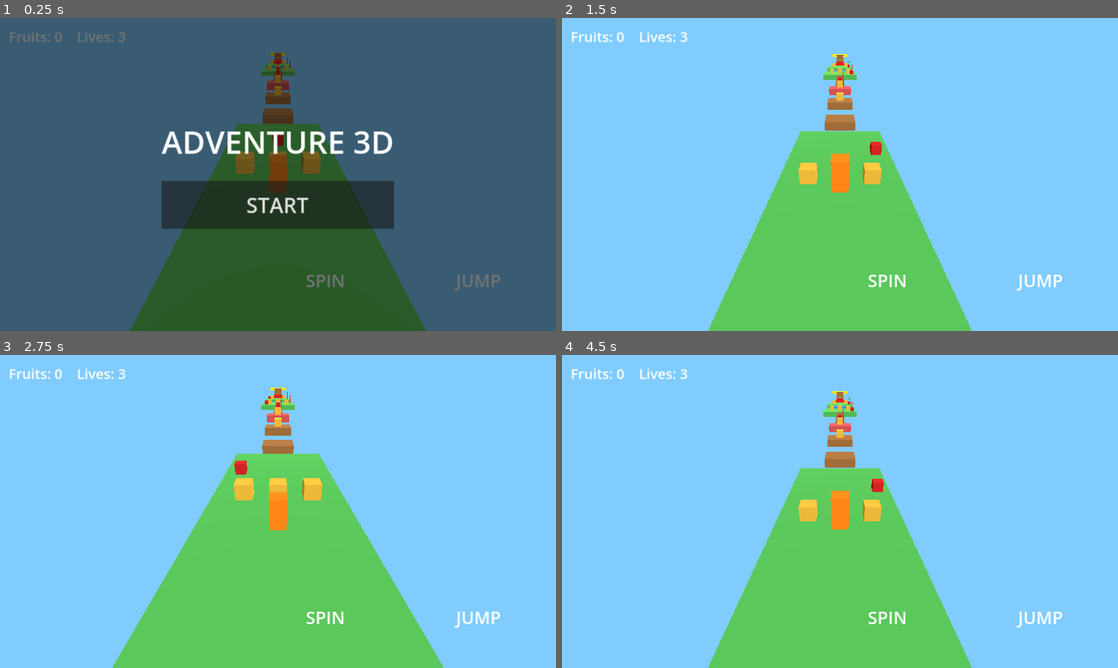
Above: before the commit, frames 1-4 (two rows, left to right).
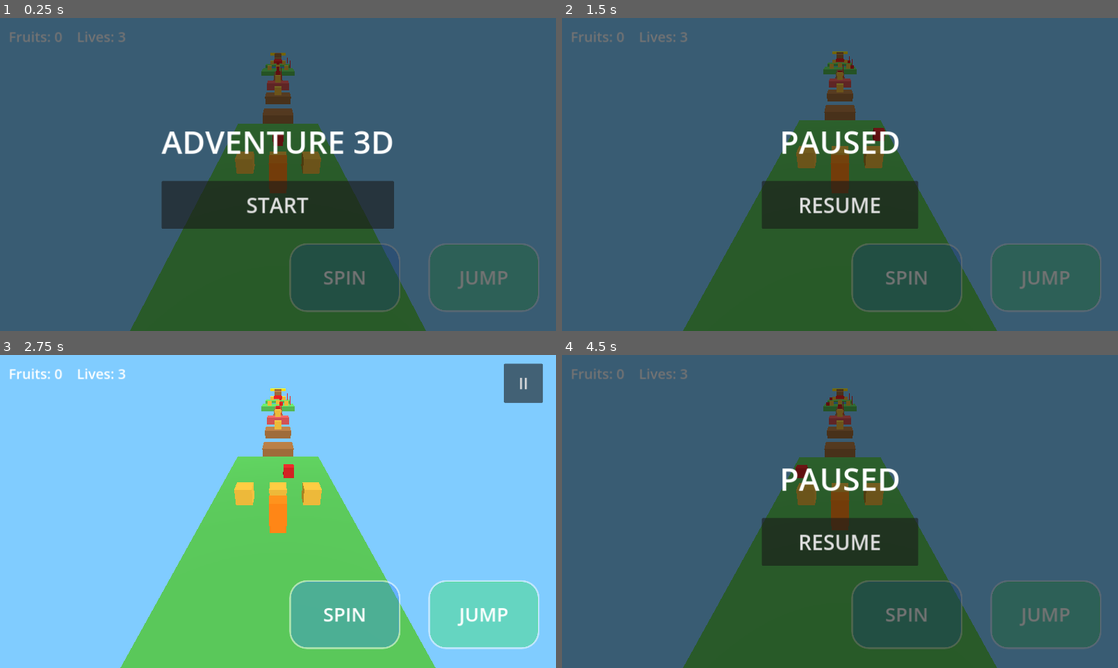
Above: after the commit, the same moments.

Repository: ksomealmlk-create/Adventure3D
Game: Godot game, scene res://main.tscn
The game is run twice, just before and just after one commit, with the same random seed, the same clock (stepped at 60 frames per second) and the same inputs.
Inputs (mouse positions are in pixels of both pictures, inside the frame that each line leads up to):
- Up to frame 1 (0.25 s): no input
- Up to frame 2 (1.5 s): click "START" at 0.5 s; click (1084, 46) at 1.25 s, where only the run after the commit has a clickable "II"
- Up to frame 3 (2.75 s): click (278, 542) at 2 s, where only the run after the commit has a clickable "RESUME"
- Up to frame 4 (4.5 s): click (1084, 383) at 2.75 s, where only the run after the commit has a clickable "II"; click (840, 542) at 3.5 s, where only the run after the commit has a clickable "RESUME"; click (1084, 383) at 4.25 s, where only the run after the commit has a clickable "II"

The runs differ from the first frame. In frame 1, 8.2% of the frame differs, in the area x 52-97%, y 72-94%; in frame 2, 100%, in the area x 0-100%, y 0-100%; in frame 3, 12%; in frame 4, 100%.

Commit message:
sound and ui

Diff:
--- a/main.gd
+++ b/main.gd
@@ -6,6 +6,7 @@
 const JUMP_V := 10.0
 const GRAV := 28.0
 const SPIN_TIME := 0.45
+const MIX := 22050
 
 var player: CharacterBody3D
 var visual: Node3D
@@ -14,6 +15,12 @@
 var panel: ColorRect
 var title_label: Label
 var button: Button
+var pause_btn: Button
+var stick_base: Panel
+var stick_knob: Panel
+var sfx := {}
+var sfx_players: Array = []
+var sfx_idx := 0
 var state := "menu"
 var move_vec := Vector2.ZERO
 var touch_id := -1
@@ -49,6 +56,7 @@
 	sun.rotation_degrees = Vector3(-50, 30, 0)
 	add_child(sun)
 
+	_build_sounds()
 	_build_level()
 
 	player = CharacterBody3D.new()
@@ -68,22 +76,41 @@
 	cam = Camera3D.new()
 	add_child(cam)
 
+	_build_ui()
+
+	if skip_menu:
+		state = "play"
+		panel.hide()
+	else:
+		show_panel("ADVENTURE 3D", "START")
+
+func _build_ui() -> void:
 	var layer := CanvasLayer.new()
+	layer.process_mode = Node.PROCESS_MODE_ALWAYS
+	var sz := get_viewport().get_visible_rect().size
+
 	label = Label.new()
 	label.position = Vector2(20, 20)
 	label.add_theme_font_size_override("font_size", 32)
 	layer.add_child(label)
-	var sz := get_viewport().get_visible_rect().size
-	var l1 := Label.new()
-	l1.text = "SPIN"
-	l1.position = Vector2(sz.x * 0.55, sz.y * 0.8)
-	l1.add_theme_font_size_override("font_size", 40)
-	layer.add_child(l1)
-	var l2 := Label.new()
-	l2.text = "JUMP"
-	l2.position = Vector2(sz.x * 0.82, sz.y * 0.8)
-	l2.add_theme_font_size_override("font_size", 40)
-	layer.add_child(l2)
+
+	_round_button(layer, "SPIN", Vector2(sz.x * 0.52, sz.y * 0.72), Vector2(sz.x * 0.2, sz.y * 0.22), Color(0.2, 0.5, 1.0, 0.35))
+	_round_button(layer, "JUMP", Vector2(sz.x * 0.77, sz.y * 0.72), Vector2(sz.x * 0.2, sz.y * 0.22), Color(0.2, 0.9, 0.3, 0.35))
+
+	stick_base = _circle(160.0, Color(1, 1, 1, 0.18))
+	stick_knob = _circle(70.0, Color(1, 1, 1, 0.45))
+	stick_base.hide()
+	stick_knob.hide()
+	layer.add_child(stick_base)
+	layer.add_child(stick_knob)
+
+	pause_btn = Button.new()
+	pause_btn.text = "II"
+	pause_btn.add_theme_font_size_override("font_size", 36)
+	pause_btn.custom_minimum_size = Vector2(90, 90)
+	pause_btn.position = Vector2(sz.x - 120, 20)
+	pause_btn.pressed.connect(_on_pause)
+	layer.add_child(pause_btn)
 
 	panel = ColorRect.new()
 	panel.color = Color(0, 0, 0, 0.55)
@@ -106,12 +133,82 @@
 	vb.add_child(button)
 	add_child(layer)
 
-	if skip_menu:
-		state = "play"
-		panel.hide()
-	else:
-		show_panel("ADVENTURE 3D", "START")
-
+func _circle(d: float, color: Color) -> Panel:
+	var p := Panel.new()
+	var sb := StyleBoxFlat.new()
+	sb.bg_color = color
+	var r := int(d * 0.5)
+	sb.corner_radius_top_left = r
+	sb.corner_radius_top_right = r
+	sb.corner_radius_bottom_left = r
+	sb.corner_radius_bottom_right = r
+	p.add_theme_stylebox_override("panel", sb)
+	p.size = Vector2(d, d)
+	p.mouse_filter = Control.MOUSE_FILTER_IGNORE
+	return p
+
+func _round_button(layer: CanvasLayer, text: String, pos: Vector2, size: Vector2, color: Color) -> void:
+	var p := Panel.new()
+	var sb := StyleBoxFlat.new()
+	sb.bg_color = color
+	sb.set_corner_radius_all(40)
+	sb.border_color = Color(1, 1, 1, 0.5)
+	sb.set_border_width_all(4)
+	p.add_theme_stylebox_override("panel", sb)
+	p.position = pos
+	p.size = size
+	p.mouse_filter = Control.MOUSE_FILTER_IGNORE
+	var l := Label.new()
+	l.text = text
+	l.add_theme_font_size_override("font_size", 44)
+	l.horizontal_alignment = HORIZONTAL_ALIGNMENT_CENTER
+	l.vertical_alignment = VERTICAL_ALIGNMENT_CENTER
+	l.set_anchors_preset(Control.PRESET_FULL_RECT)
+	p.add_child(l)
+	layer.add_child(p)
+
+# ---------- Sounds (generated in code) ----------
+func _tone(freq0: float, freq1: float, dur: float, vol: float, noise: float) -> AudioStreamWAV:
+	var n := int(MIX * dur)
+	var data := PackedByteArray()
+	data.resize(n * 2)
+	var phase := 0.0
+	for i in range(n):
+		var k := float(i) / float(n)
+		var f := lerpf(freq0, freq1, k)
+		phase += TAU * f / float(MIX)
+		var env := (1.0 - k) * minf(1.0, k * 40.0)
+		var s := sin(phase) * (1.0 - noise) + (randf() * 2.0 - 1.0) * noise
+		var v := int(clampf(s * env * vol, -1.0, 1.0) * 32000.0)
+		data.encode_s16(i * 2, v)
+	var w := AudioStreamWAV.new()
+	w.format = AudioStreamWAV.FORMAT_16_BITS
+	w.mix_rate = MIX
+	w.stereo = false
+	w.data = data
+	return w
+
+func _build_sounds() -> void:
+	sfx["jump"] = _tone(300, 650, 0.16, 0.5, 0.0)
+	sfx["spin"] = _tone(500, 250, 0.22, 0.35, 0.25)
+	sfx["crate"] = _tone(200, 80, 0.2, 0.6, 0.7)
+	sfx["stomp"] = _tone(400, 150, 0.15, 0.55, 0.1)
+	sfx["hurt"] = _tone(220, 70, 0.4, 0.6, 0.15)
+	sfx["check"] = _tone(660, 990, 0.25, 0.45, 0.0)
+	sfx["win"] = _tone(500, 1200, 0.7, 0.5, 0.0)
+	sfx["lose"] = _tone(300, 60, 0.8, 0.55, 0.1)
+	for i in range(6):
+		var ap := AudioStreamPlayer.new()
+		add_child(ap)
+		sfx_players.append(ap)
+
+func _play(name: String) -> void:
+	var ap: AudioStreamPlayer = sfx_players[sfx_idx]
+	sfx_idx = (sfx_idx + 1) % sfx_players.size()
+	ap.stream = sfx[name]
+	ap.play()
+
+# ---------- Level ----------
 func _build_level() -> void:
 	var green := Color(0.3, 0.7, 0.3)
 	var brown := Color(0.6, 0.4, 0.2)
@@ -119,26 +216,22 @@
 	var red := Color(0.8, 0.3, 0.3)
 	var gold := Color(1, 0.84, 0)
 
-	# 1) Start area
 	_plat(0, 0.0, 8, -12, 8, green)
 	_crate(Vector3(-2, 0.5, -3))
 	_crate(Vector3(0, 0.5, -3))
 	_crate(Vector3(2, 0.5, -3))
 	_enemy(Vector3(0, 0.4, -7), 3.0, "x")
 
-	# 2) Jumping platforms
 	_plat(0, 0.0, -15, -18, 3.5, brown)
 	_plat(0, 0.8, -21, -24, 3.5, brown)
 	_plat(0, 1.6, -27, -30, 3.5, red)
 	_crate(Vector3(0, 1.3, -22.5))
 	_crate(Vector3(0, 2.1, -28.5))
 
-	# 3) Bridge with an enemy
 	_plat(0, 1.6, -30, -46, 1.6, wood)
 	_checkpoint(Vector3(0, 2.1, -31), Vector3(0.55, 2.6, -31))
 	_enemy(Vector3(0, 2.0, -38), 4.0, "z")
 
-	# 4) Island 1
 	_plat(0, 1.6, -46, -54, 8, green)
 	_crate(Vector3(-2, 2.1, -49))
 	_crate(Vector3(2, 2.1, -49))
@@ -146,11 +239,9 @@
 	_checkpoint(Vector3(0, 2.1, -50), Vector3(3, 2.6, -50))
 	_enemy(Vector3(0, 2.0, -48), 3.0, "x")
 
-	# 5) Moving platform over a gap
 	var mp := _plat(0, 1.6, -56.5, -59.5, 3.5, Color(0.2, 0.5, 0.9))
 	movers.append({"node": mp, "base": mp.position, "amp": 2.0, "w": 3.5, "len": 3.0})
 
-	# 6) Island 2 and the trap path
 	_plat(0, 1.6, -66, -72, 8, green)
 	_crate(Vector3(-2, 2.1, -70))
 	_crate(Vector3(2, 2.1, -70))
@@ -161,7 +252,6 @@
 	_hazard(Vector3(0, 1.95, -81))
 	_hazard(Vector3(0, 1.95, -86))
 
-	# 7) Final climb
 	_plat(0, 2.4, -93, -96, 3, brown)
 	_plat(0, 3.2, -99, -102, 3, brown)
 	_checkpoint(Vector3(0, 3.7, -100.5), Vector3(1.0, 4.2, -100.5))
@@ -180,14 +270,25 @@
 	title_label.text = title
 	button.text = btn
 	panel.show()
+	pause_btn.hide()
 
 func _on_button() -> void:
-	if state == "menu":
+	if state == "menu" or state == "pause":
 		state = "play"
 		panel.hide()
+		pause_btn.show()
 	else:
 		skip_menu = true
 		get_tree().reload_current_scene()
+
+func _on_pause() -> void:
+	if state == "play":
+		state = "pause"
+		move_vec = Vector2.ZERO
+		touch_id = -1
+		stick_base.hide()
+		stick_knob.hide()
+		show_panel("PAUSED", "RESUME")
 
 func _mesh(size: Vector3, color: Color, pos: Vector3) -> MeshInstance3D:
 	var mi := MeshInstance3D.new()
@@ -250,6 +351,10 @@
 				if touch_id == -1:
 					touch_id = ev.index
 					touch_start = ev.position
+					stick_base.position = ev.position - stick_base.size * 0.5
+					stick_knob.position = ev.position - stick_knob.size * 0.5
+					stick_base.show()
+					stick_knob.show()
 			elif ev.position.x < sz.x * 0.75:
 				spin_req = true
 			else:
@@ -257,8 +362,11 @@
 		elif ev.index == touch_id:
 			touch_id = -1
 			move_vec = Vector2.ZERO
+			stick_base.hide()
+			stick_knob.hide()
 	elif ev is InputEventScreenDrag and ev.index == touch_id:
 		move_vec = ((ev.position - touch_start) / 100.0).limit_length(1.0)
+		stick_knob.position = touch_start + move_vec * 80.0 - stick_knob.size * 0.5
 
 func _near(p: Vector3, r: float) -> bool:
 	var d := Vector2(p.x - player.position.x, p.z - player.position.z).length()
@@ -268,8 +376,10 @@
 	lives -= 1
 	if lives <= 0:
 		state = "over"
+		_play("lose")
 		show_panel("GAME OVER", "RETRY")
 		return
+	_play("hurt")
 	player.position = respawn_pos
 	player.velocity = Vector3.ZERO
 
@@ -287,10 +397,12 @@
 		player.velocity.y -= GRAV * delta
 	elif jump_req:
 		player.velocity.y = JUMP_V
+		_play("jump")
 	jump_req = false
 
 	if spin_req and spin_t <= 0.0:
 		spin_t = SPIN_TIME
+		_play("spin")
 	spin_req = false
 	if spin_t > 0.0:
 		spin_t -= delta
@@ -300,10 +412,12 @@
 				crates.erase(c)
 				c.queue_free()
 				fruits += 1
+				_play("crate")
 		for en in enemies.duplicate():
 			if is_instance_valid(en) and _near(en.position, 2.3):
 				enemies.erase(en)
 				en.queue_free()
+				_play("stomp")
 		if spin_t <= 0.0:
 			visual.rotation.y = 0.0
 
@@ -331,6 +445,7 @@
 				enemies.erase(en)
 				en.queue_free()
 				player.velocity.y = JUMP_V * 0.7
+				_play("stomp")
 			else:
 				_hurt()
 				if state != "play":
@@ -350,6 +465,7 @@
 			cp_done[i] = true
 			respawn_pos = cps[i] + Vector3(0, 0.3, 0)
 			cp_mats[i].albedo_color = Color(0.2, 1.0, 0.2)
+			_play("check")
 
 	if player.position.y < -15.0:
 		_hurt()
@@ -358,4 +474,5 @@
 	if not won and player.position.z < -112.0 and player.position.y > 3.0:
 		won = true
 		state = "win"
+		_play("win")
 		show_panel("YOU WIN!\nFruits: %d" % fruits, "PLAY AGAIN")
